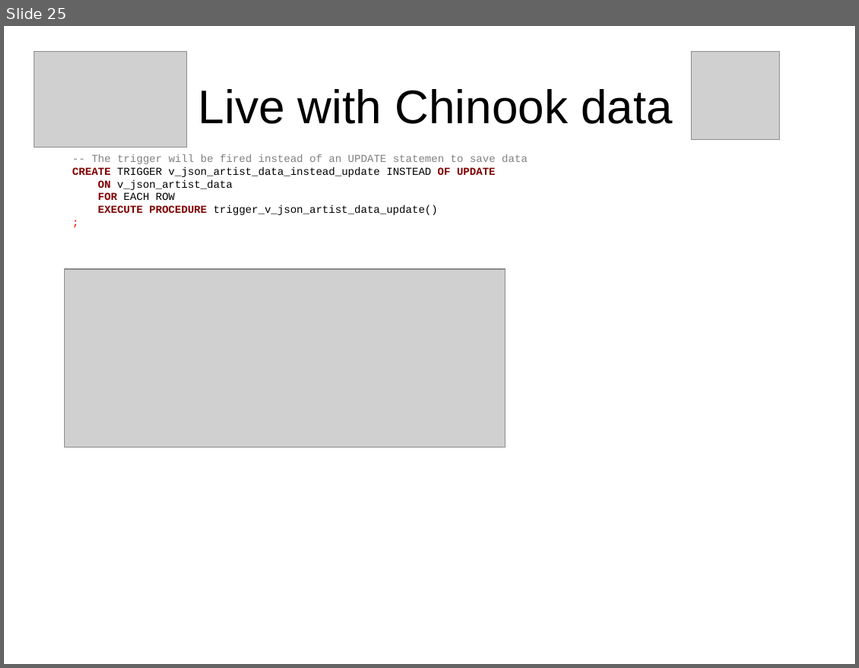
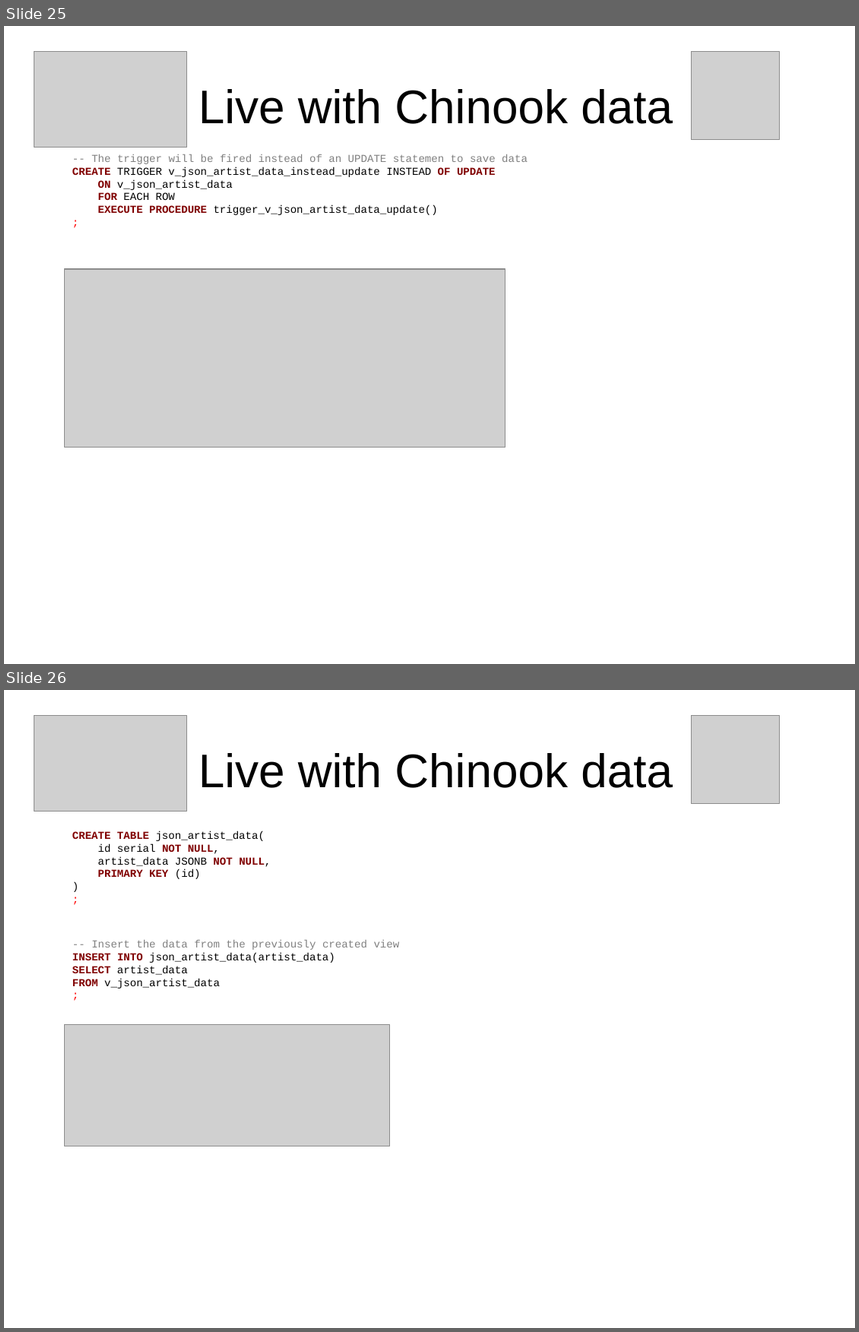
Before and after one commit to sjstoelting/talks, a slide deck: json-by-example/JSON-by-example.odp. Shown one above the other, each under a label of ours: slide 25 before the commit, slides 25 and 26 after it. The pictures are 859x668 and 859x1332 pixels, drawn with LibreOffice and Linux fonts; fonts in the diff are those of the drawing; grey boxes stand for pictures. Boxes give left, top, right and bottom in pixels: in the first picture for what was removed or moved away, otherwise in the second. Text is boxed around its words. In the diff, an @@ line names an element or a change of style, - is before the commit and + after.

```diff
--- a/json-by-example/JSON-by-example.odp
+++ b/json-by-example/JSON-by-example.odp
@@ slide 26 added at bbox=[4, 690, 855, 1328], background #FFFFFF @@
@@ picture added at bbox=[34, 716, 187, 812] @@
@@ picture added at bbox=[692, 716, 779, 803] @@
@@ title added at bbox=[199, 753, 673, 788], 44 pt, text #000000 @@
+Live with Chinook data
@@ text added at bbox=[72, 831, 271, 879], 10 pt, text #000000 @@
+CREATE TABLE json_artist_data(
+id serial NOT NULL,
+artist_data JSONB NOT NULL,
+PRIMARY KEY (id)
+)
+;
@@ text added at bbox=[72, 940, 400, 989], 10 pt, text #000000 @@
+-- Insert the data from the previously created view
+INSERT INTO json_artist_data(artist_data)
+SELECT artist_data
+FROM v_json_artist_data
+;
@@ picture added at bbox=[65, 1024, 390, 1147] @@
```
Also in this commit, not shown: 6 other slides added.
